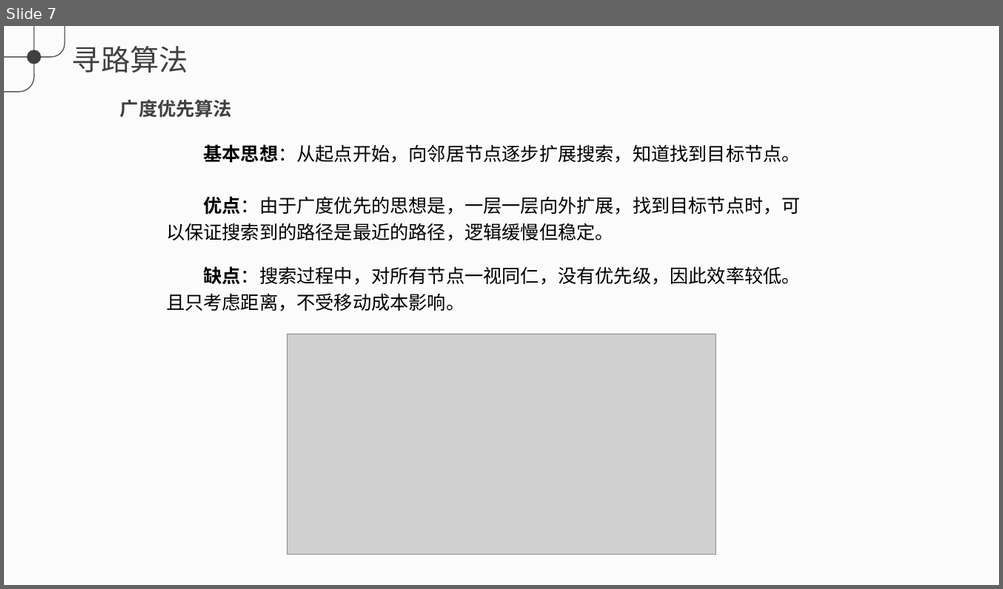
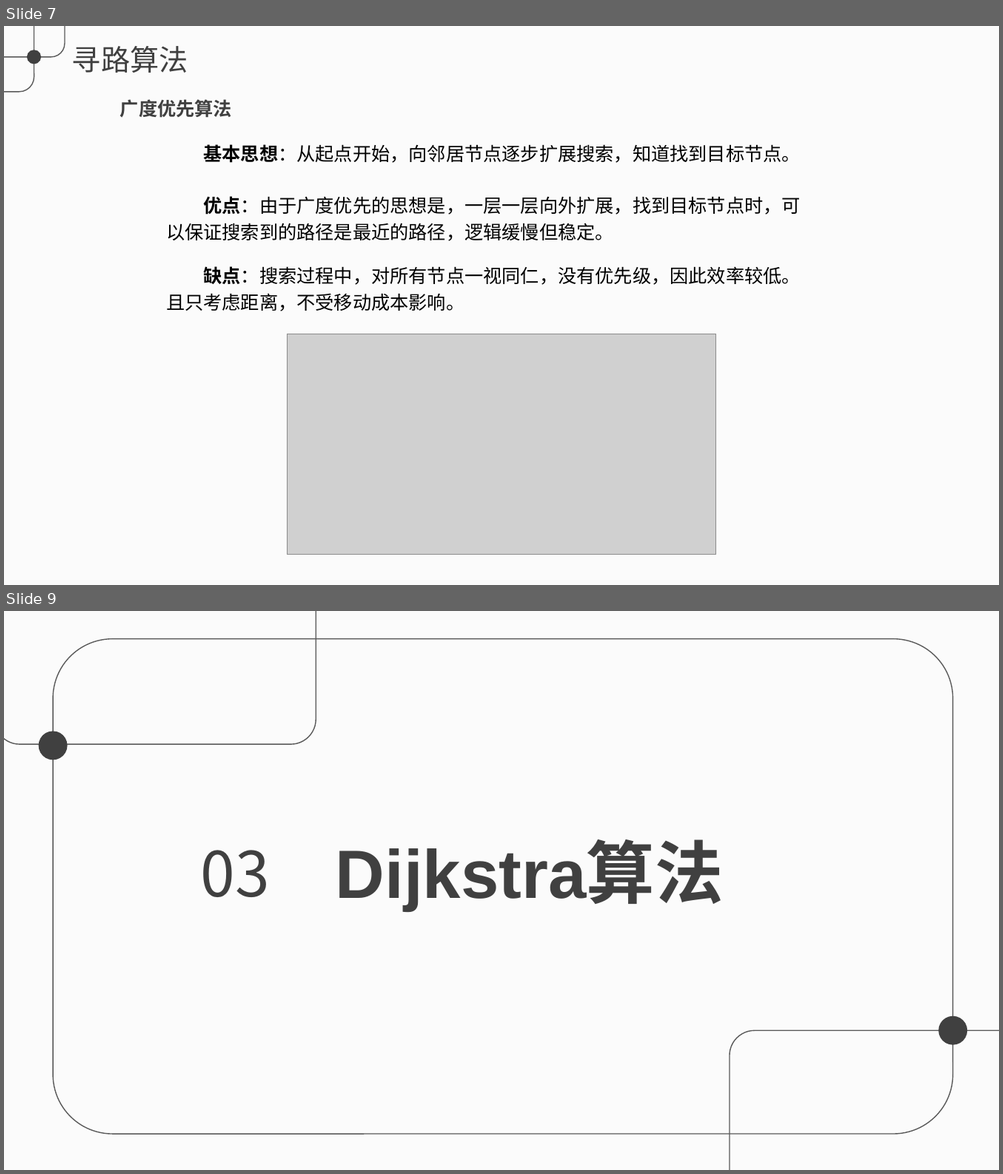
Before and after one commit to Galahad-Zero/PathFinding, a slide deck: doc/寻路算法.pptx. Shown one above the other, each under a label of ours: slide 7 before the commit, slides 7 and 9 after it; the slides between them are not shown. The pictures are 1003x589 and 1003x1174 pixels, drawn with LibreOffice and Linux fonts; fonts in the diff are those of the drawing; grey boxes stand for pictures. Boxes give left, top, right and bottom in pixels: in the first picture for what was removed or moved away, otherwise in the second. Text is boxed around its words. In the diff, an @@ line names an element or a change of style, - is before the commit and + after.

```diff
--- a/doc/寻路算法.pptx
+++ b/doc/寻路算法.pptx
@@ slide 9 added at (x1=4, y1=611, x2=999, y2=1170), background #F2F2F2 at 30% opacity @@
@@ rounded rectangle added at (x1=4, y1=611, x2=316, y2=743), outline #595959 1 pt @@
@@ rounded rectangle added at (x1=54, y1=638, x2=953, y2=1134), outline #595959 1 pt @@
@@ ellipse added at (x1=38, y1=731, x2=68, y2=760), fill #404040 @@
@@ text added at (x1=201, y1=850, x2=270, y2=897), 60 pt, text #404040 @@
+03
@@ text added at (x1=336, y1=844, x2=723, y2=911), 66 pt, text #404040, bold @@
+Dijkstra算法
@@ rounded rectangle added at (x1=729, y1=1031, x2=999, y2=1170), outline #595959 1 pt @@
@@ ellipse added at (x1=938, y1=1016, x2=967, y2=1045), fill #404040 @@
```
Also in this commit, not shown: 1 slide changed, 11 other slides added, 13 slides removed, 1 other file.
